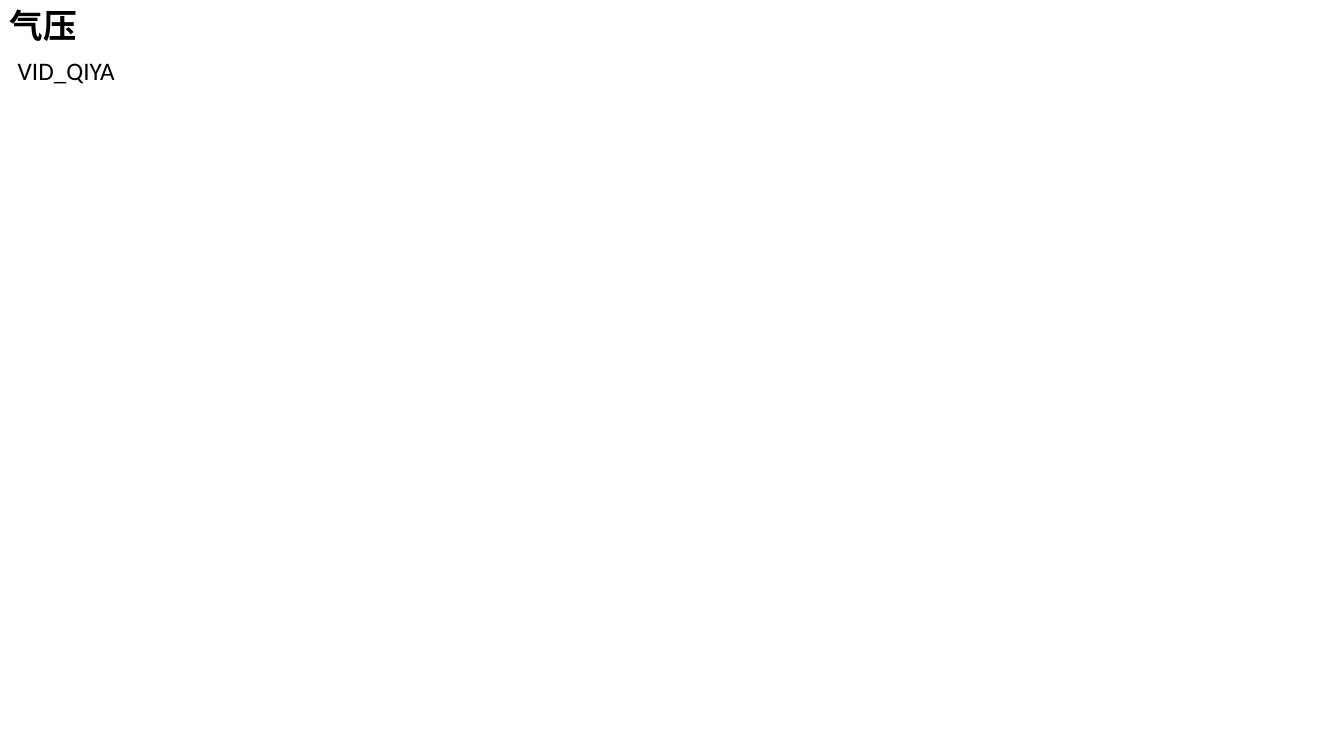
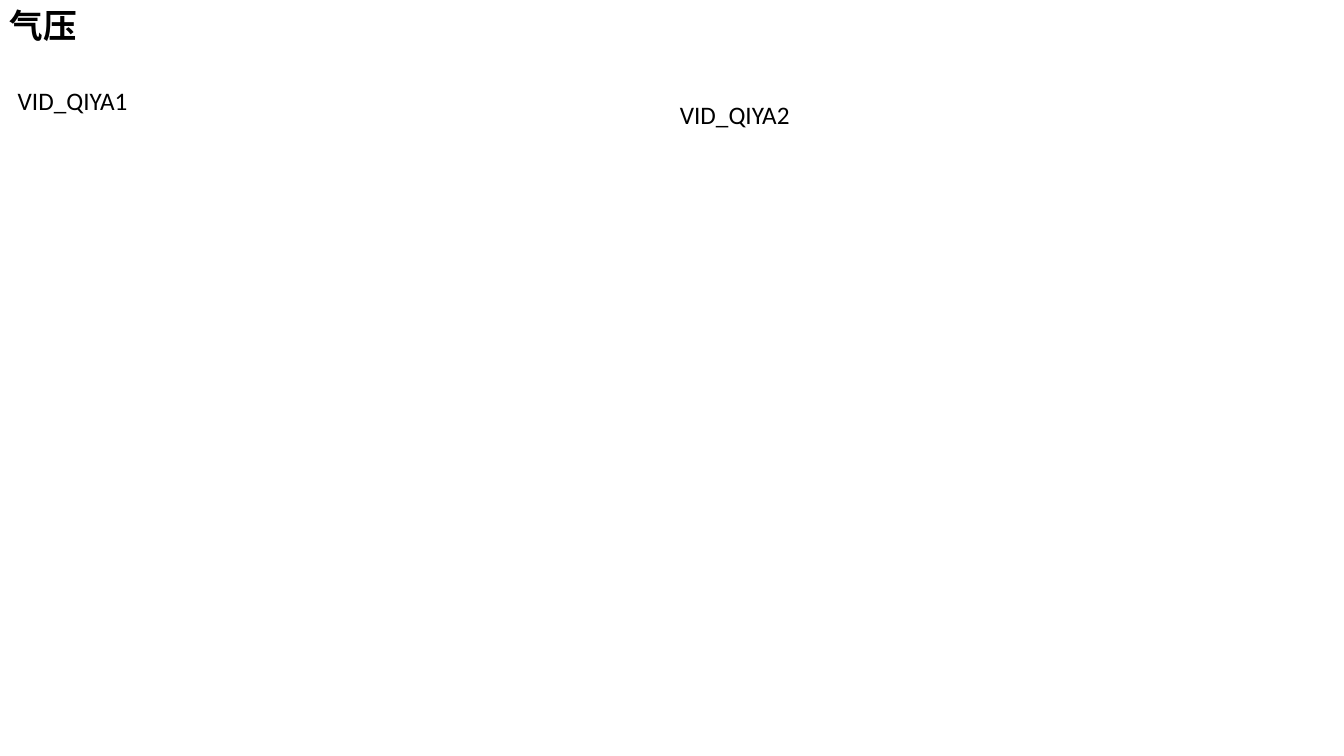
Before and after one commit to caomaowu/-----, a slide deck: slide 28 of 自动化模板5.pptx. Drawn at 1344x756 pixels with LibreOffice and Linux fonts; fonts in the diff are those of the drawing. Boxes give left, top, right and bottom in pixels: in the first picture for what was removed or moved away, otherwise in the second. Text is boxed around its words. In the diff, an @@ line names an element or a change of style, - is before the commit and + after.

```diff
--- a/自动化模板5.pptx
+++ b/自动化模板5.pptx
@@ text at (18, 93, 128, 114): text changed @@
-VID_QIYA
+VID_QIYA1
@@ text added at (680, 107, 790, 128), 18 pt, text #000000 @@
+VID_QIYA2
```
Also in this commit, not shown: 7 other slides changed, 4 other files.
